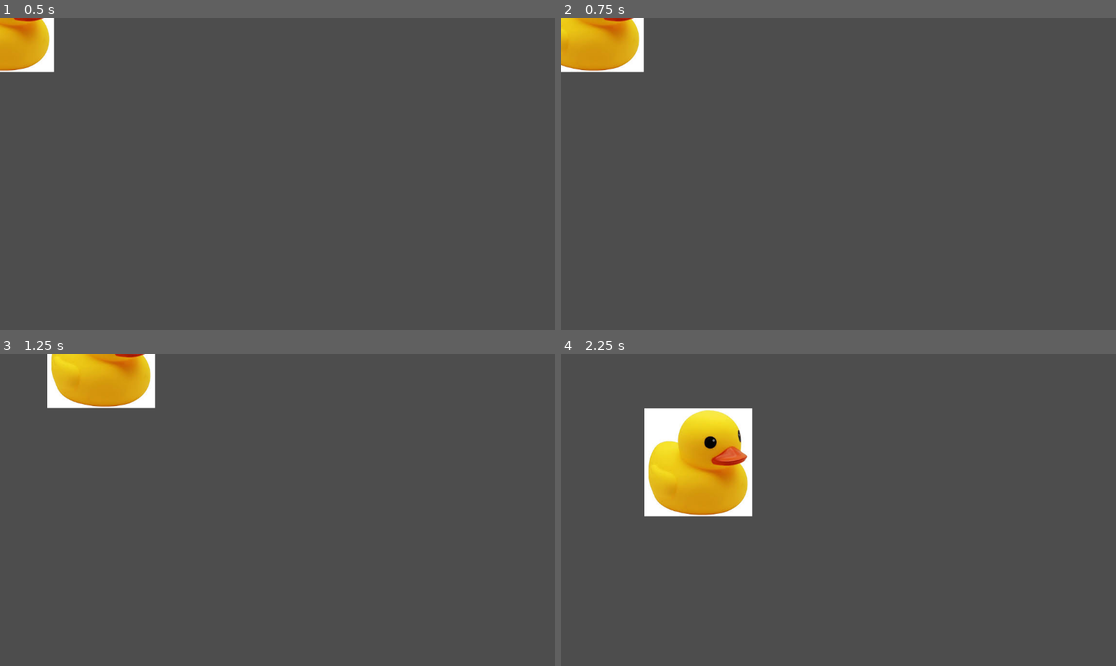
Above: before the commit, frames 1-4 (two rows, left to right).
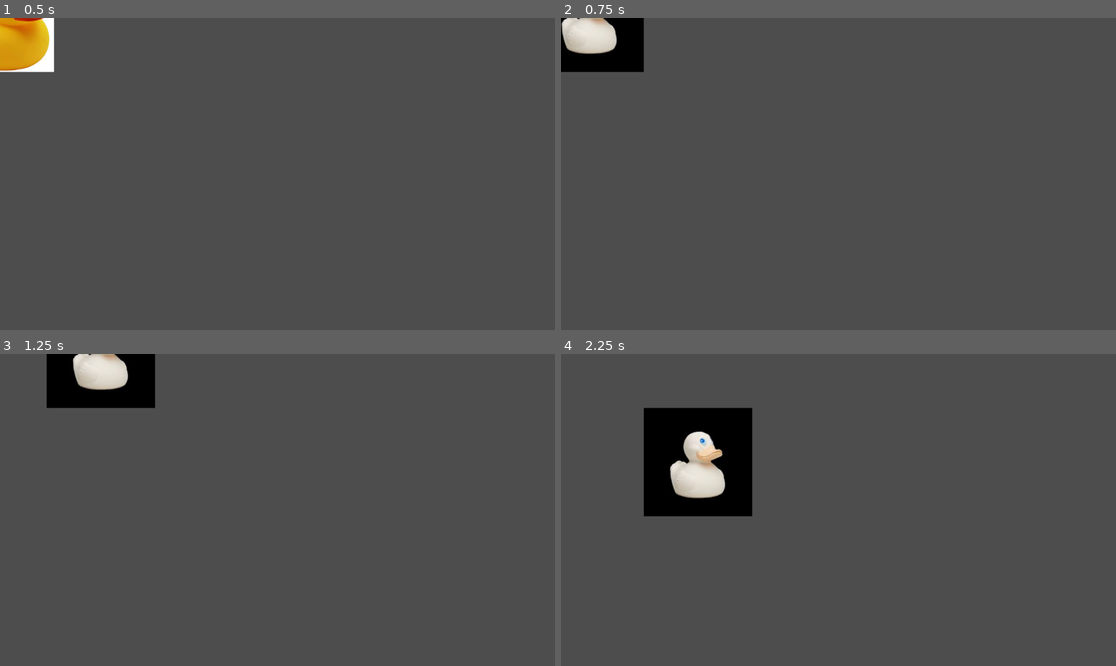
Above: after the commit, the same moments.

Repository: pmaitland/GGJ2025
Game: Godot game, scene res://scenes/level.tscn
Same seed, same stepped clock (60 frames per second), same inputs: the game is played once before the commit and once after it.
Inputs:
- Up to frame 1 (0.5 s): no input
- Up to frame 2 (0.75 s): tap Enter at 0.5 s; hold Right (ui_right) from 0.53 s (still down)
- Up to frame 3 (1.25 s): keep holding Right (ui_right)
- Up to frame 4 (2.25 s): release Right (ui_right) at 1.28 s; hold Down (ui_down) 1.28-2.03 s; hold Right (ui_right) from 2.03 s (still down)

Frame 1 is identical in both runs. In frame 2, 2.6% of the frame differs, in the area x 0-16%, y 0-18%; in frame 3, 3.4%; in frame 4, 6.9%, in the area x 14-35%, y 17-53%.

Commit message:
allowed duck to face 8 directions

Diff:
--- a/ggj25/scenes/duck.tscn
+++ b/ggj25/scenes/duck.tscn
@@ -1,15 +1,22 @@
-[gd_scene load_steps=4 format=3 uid="uid://bnfisykkl2cb6"]
+[gd_scene load_steps=11 format=3 uid="uid://bnfisykkl2cb6"]
 
-[ext_resource type="Script" path="res://scripts/Player.gd" id="1_x1n4u"]
-[ext_resource type="Texture2D" uid="uid://d3yrwn65n6did" path="res://sprites/duck.png" id="2_wha4i"]
+[ext_resource type="Script" path="res://scripts/duck.gd" id="1_x1n4u"]
+[ext_resource type="Texture2D" uid="uid://beqcky3lg6k7v" path="res://sprites/duck/duck0.png" id="2_hmvlq"]
+[ext_resource type="Texture2D" uid="uid://86lxy4f88fvo" path="res://sprites/duck/duck1.png" id="3_n6wtr"]
+[ext_resource type="Texture2D" uid="uid://c23bnag4k1421" path="res://sprites/duck/duck2.png" id="4_p8rtf"]
+[ext_resource type="Texture2D" uid="uid://t7llpdvsomwe" path="res://sprites/duck/duck3.png" id="5_2xgx4"]
+[ext_resource type="Texture2D" uid="uid://do70uty8kjoyb" path="res://sprites/duck/duck4.png" id="6_jmdef"]
+[ext_resource type="Texture2D" uid="uid://crqc86ns27w5m" path="res://sprites/duck/duck5.png" id="7_5b0ea"]
+[ext_resource type="Texture2D" uid="uid://c1hb7cysp5mtm" path="res://sprites/duck/duck6.png" id="8_x2q5v"]
+[ext_resource type="Texture2D" uid="uid://dhh5bsnrwblrx" path="res://sprites/duck/duck7.png" id="9_0sns0"]
 
 [sub_resource type="CircleShape2D" id="CircleShape2D_yihvp"]
 
 [node name="CharacterBody2D" type="CharacterBody2D"]
 script = ExtResource("1_x1n4u")
+sprites = Array[Texture2D]([ExtResource("2_hmvlq"), ExtResource("3_n6wtr"), ExtResource("4_p8rtf"), ExtResource("5_2xgx4"), ExtResource("6_jmdef"), ExtResource("7_5b0ea"), ExtResource("8_x2q5v"), ExtResource("9_0sns0")])
 
 [node name="CollisionShape2D" type="CollisionShape2D" parent="."]
 shape = SubResource("CircleShape2D_yihvp")
 
 [node name="Sprite2D" type="Sprite2D" parent="."]
-texture = ExtResource("2_wha4i")
--- a/ggj25/scripts/Player.gd
+++ /dev/null
@@ -1,23 +0,0 @@
-extends CharacterBody2D
-
-
-const SPEED = 300.0
-
-
-func _physics_process(delta: float) -> void:
-	var x_direction := Input.get_axis("ui_left", "ui_right")
-	if x_direction:
-		velocity.x = x_direction
-	else:
-		velocity.x = move_toward(velocity.x, 0, SPEED)
-
-	var y_direction := Input.get_axis("ui_up", "ui_down")
-	if y_direction:
-		velocity.y = y_direction
-	else:
-		velocity.y = move_toward(velocity.y, 0, SPEED)
-
-	velocity = velocity.normalized()
-	velocity *= SPEED
-
-	move_and_slide()
--- /dev/null
+++ b/ggj25/scripts/duck.gd
@@ -0,0 +1,61 @@
+extends CharacterBody2D
+
+
+@export var sprites: Array[Texture2D]
+
+
+enum Direction { DOWN, DOWN_LEFT, LEFT, UP_LEFT, UP, UP_RIGHT, RIGHT, DOWN_RIGHT }
+const SPEED = 300.0
+
+var sprite: Sprite2D
+var currentDirection = Direction.DOWN
+
+
+func _ready() -> void:
+	sprite = get_node("Sprite2D")
+	sprite.texture = sprites[0]
+
+
+func _physics_process(_delta: float) -> void:
+	var x_direction := Input.get_axis("ui_left", "ui_right")
+	if x_direction:
+		velocity.x = x_direction
+	else:
+		velocity.x = move_toward(velocity.x, 0, SPEED)
+
+	var y_direction := Input.get_axis("ui_up", "ui_down")
+	if y_direction:
+		velocity.y = y_direction
+	else:
+		velocity.y = move_toward(velocity.y, 0, SPEED)
+
+	velocity = velocity.normalized()
+	velocity *= SPEED
+
+	set_direction(x_direction, y_direction)
+
+	sprite.texture = sprites[currentDirection]
+
+	move_and_slide()
+
+
+func set_direction(x: float, y: float) -> void:
+	if y > 0:
+		if x < 0:
+			currentDirection = Direction.DOWN_LEFT
+		elif x > 0:
+			currentDirection = Direction.DOWN_RIGHT
+		else:
+			currentDirection = Direction.DOWN
+	elif y < 0:
+		if x < 0:
+			currentDirection = Direction.UP_LEFT
+		elif x > 0:
+			currentDirection = Direction.UP_RIGHT
+		elif x == 0:
+			currentDirection = Direction.UP
+	else:
+		if x < 0:
+			currentDirection = Direction.LEFT
+		elif x > 0:
+			currentDirection = Direction.RIGHT
Renamed: ggj25/sprites/duck.png -> ggj25/sprites/duck/duck0.png
Not shown, added: ggj25/sprites/duck/duck0.png.import
Binary file added: ggj25/sprites/duck/duck1.png
Not shown, added: ggj25/sprites/duck/duck1.png.import
Binary file added: ggj25/sprites/duck/duck2.png
Not shown, added: ggj25/sprites/duck/duck2.png.import
Binary file added: ggj25/sprites/duck/duck3.png
Not shown, added: ggj25/sprites/duck/duck3.png.import
Binary file added: ggj25/sprites/duck/duck4.png
Not shown, added: ggj25/sprites/duck/duck4.png.import
Binary file added: ggj25/sprites/duck/duck5.png
Not shown, added: ggj25/sprites/duck/duck5.png.import
(and 4 more such lines)
